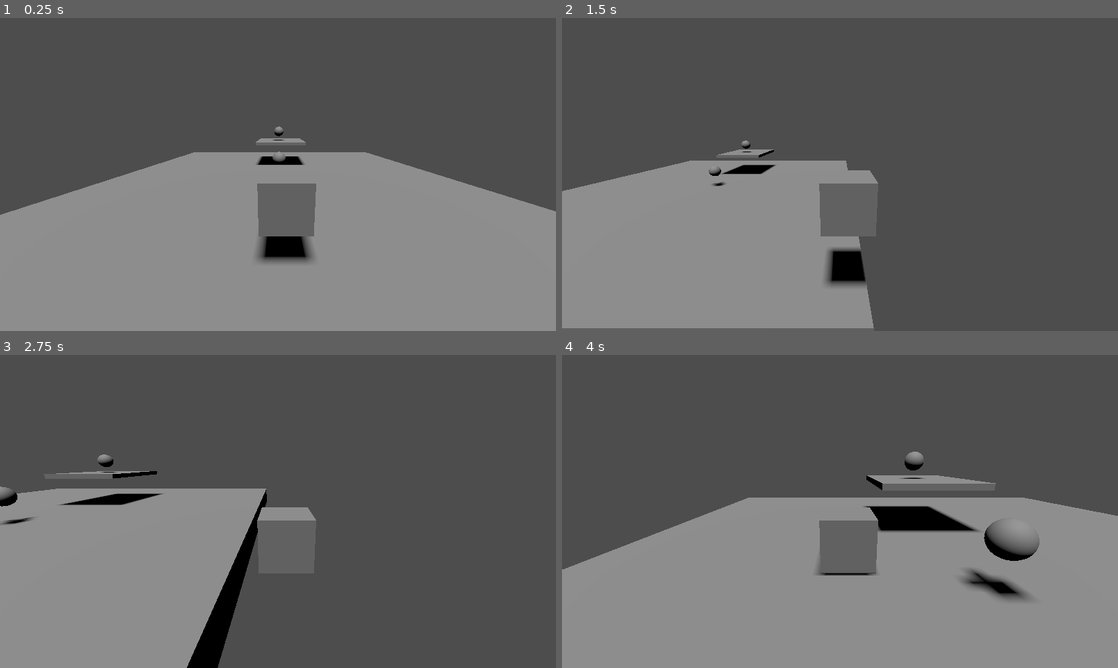
Above: before the commit, frames 1-4 (two rows, left to right).
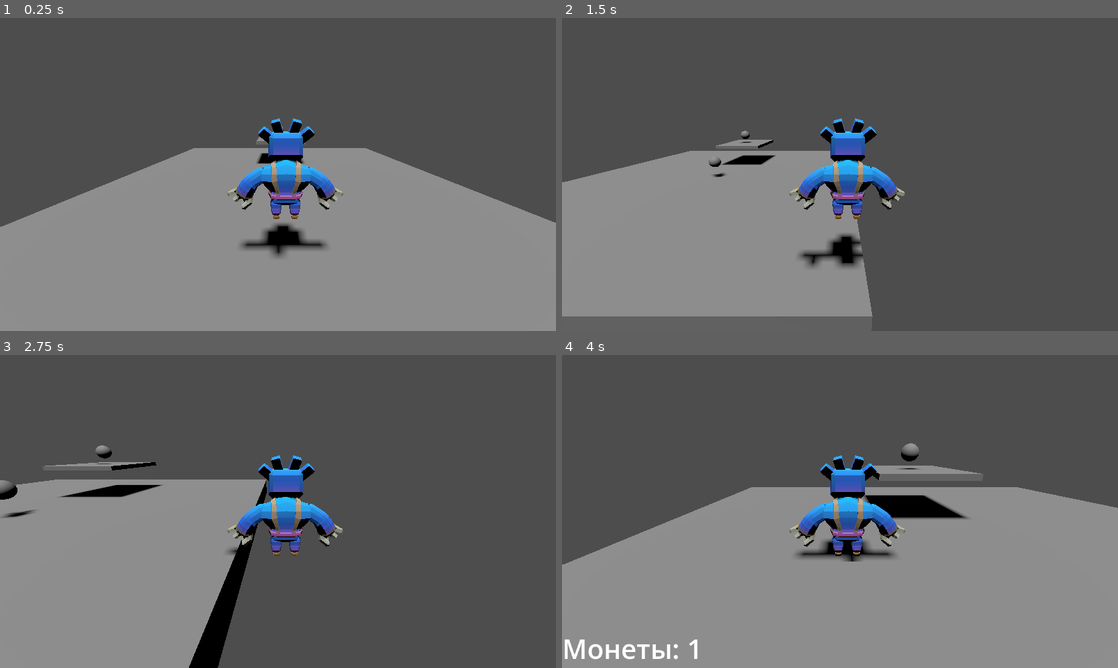
Above: after the commit, the same moments.

Repository: TimurBysky/3D-Platformer-with-Basic-Elements
Game: Godot game, scene res://main.tscn
Same seed, same stepped clock (60 frames per second), same inputs: the game is played once before the commit and once after it.
Inputs:
- Up to frame 1 (0.25 s): no input
- Up to frame 2 (1.5 s): hold D (right) 0.53-1.28 s; tap Space (jump) at 0.77 s; hold S (backward) from 1.28 s (still down)
- Up to frame 3 (2.75 s): tap Space (jump) at 1.52 s; release S (backward) at 2.03 s; hold D (right) from 2.03 s (still down)
- Up to frame 4 (4 s): release D (right) at 2.78 s; hold W (forward) 2.78-3.53 s; tap Space (jump) at 3.02, 3.77 s; hold A (left) from 3.53 s (still down)

The runs differ from the first frame. In frame 1, 5.9% of the frame differs, in the area x 0-100%, y 32-79%; in frame 2, 8.6%; in frame 3, 5.7%; in frame 4, 11%, in the area x 0-100%, y 28-98%.

Commit message:
Доабвление 3D моделей

Diff:
--- a/player.tscn
+++ b/player.tscn
@@ -1,22 +1,23 @@
 [gd_scene load_steps=4 format=3 uid="uid://cfn8nw30jg268"]
 
 [ext_resource type="Script" uid="uid://c8jimineaxu0i" path="res://player.gd" id="1_4flbx"]
+[ext_resource type="PackedScene" uid="uid://coatwwlq0o0ci" path="res://godotman.glb" id="2_onrkg"]
 
 [sub_resource type="BoxShape3D" id="BoxShape3D_onrkg"]
-
-[sub_resource type="BoxMesh" id="BoxMesh_i3pqv"]
+size = Vector3(2.07864, 1.95557, 0.875488)
 
 [node name="Player" type="CharacterBody3D"]
 transform = Transform3D(0.505, 0, 0, 0, 0.505, 0, 0, 0, 0.505, 0, 0, 0)
 script = ExtResource("1_4flbx")
 
 [node name="CollisionShape3D" type="CollisionShape3D" parent="."]
+transform = Transform3D(1, 0, 0, 0, 1, 0, 0, 0, 1, 0.00761414, 0.982178, 0.0622559)
 shape = SubResource("BoxShape3D_onrkg")
 debug_color = Color(0.640543, 0.701049, 0.927553, 0.42)
 
-[node name="MeshInstance3D" type="MeshInstance3D" parent="."]
-mesh = SubResource("BoxMesh_i3pqv")
+[node name="Camera3D" type="Camera3D" parent="."]
+transform = Transform3D(1.9802, 0, 0, 0, 1.89675, 0.568799, 0, -0.568799, 1.89675, -0.14313, 2.05552, 3.81498)
+size = 2.905
 
-[node name="Camera3D" type="Camera3D" parent="."]
-transform = Transform3D(1, 0, 0, 0, 0.971433, 0.237313, 0, -0.237313, 0.971433, -0.14313, 1.46019, 3.81498)
-size = 2.905
+[node name="godotman" parent="." instance=ExtResource("2_onrkg")]
+transform = Transform3D(-1, 0, -8.74228e-08, 0, 1, 0, 8.74228e-08, 0, -1, 0, 0, 0)
Binary file added: godotman.glb
Not shown, added: godotman.glb.import
Binary file added: godotman_gradient_map_new.jpg
Not shown, added: godotman_gradient_map_new.jpg.import
